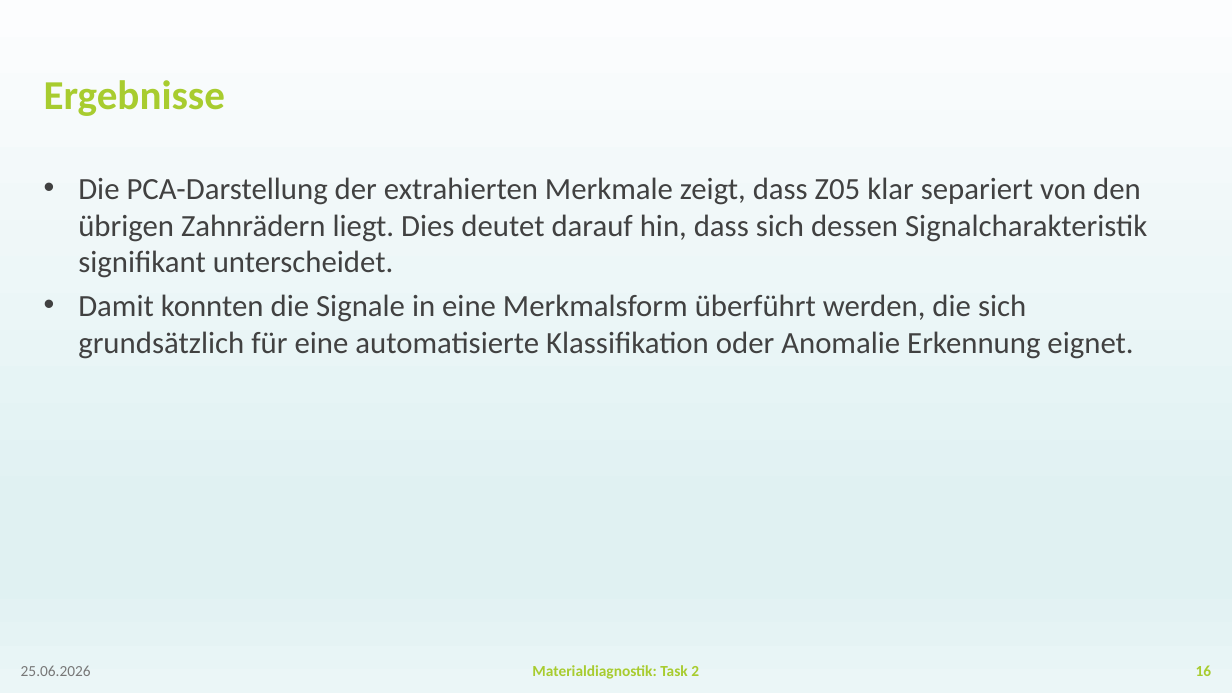
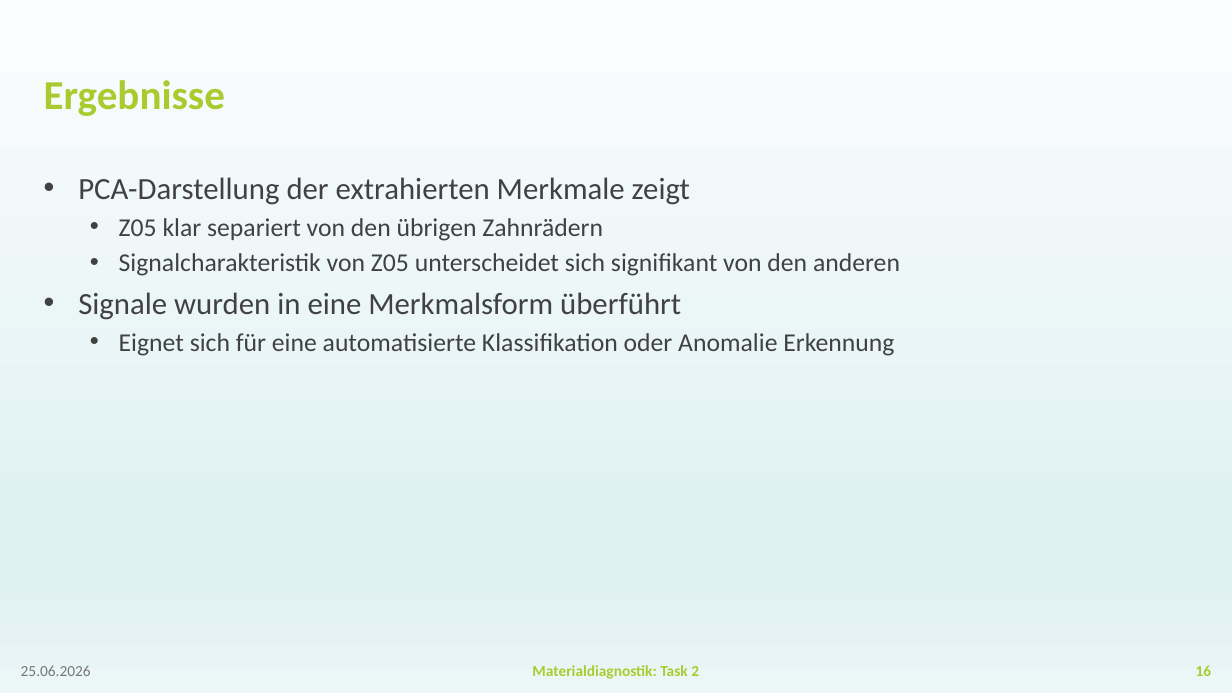
Before and after one commit to BGielczynski/AI_diagnostics, a slide deck: slide 16 of Task_2/Task2Powerpoint.pptx. Drawn at 1232x693 pixels with LibreOffice and Linux fonts; fonts in the diff are those of the drawing; background and template pictures are left out. Boxes give left, top, right and bottom in pixels: in the first picture for what was removed or moved away, otherwise in the second. Text is boxed around its words. In the diff, an @@ line names an element or a change of style, - is before the commit and + after.

Commit message:
final pptx for Task_2

```diff
--- a/Task_2/Task2Powerpoint.pptx
+++ b/Task_2/Task2Powerpoint.pptx
@@ text at (78,177,900,356): text changed; size 24 to 20 pt @@
-• Die PCA-Darstellung der extrahierten Merkmale zeigt, dass Z05 klar separiert von den übrigen Zahnrädern liegt. Dies deutet darauf hin, dass sich dessen Signalcharakteristik signifikant unterscheidet.
-• Damit konnten die Signale in eine Merkmalsform überführt werden, die sich grundsätzlich für eine automatisierte Klassifikation oder Anomalie Erkennung eignet.
+• PCA-Darstellung der extrahierten Merkmale zeigt
+  • Z05 klar separiert von den übrigen Zahnrädern
+  • Signalcharakteristik von Z05 unterscheidet sich signifikant von den anderen
+• Signale wurden in eine Merkmalsform überführt
+  • Eignet sich für eine automatisierte Klassifikation oder Anomalie Erkennung
```
